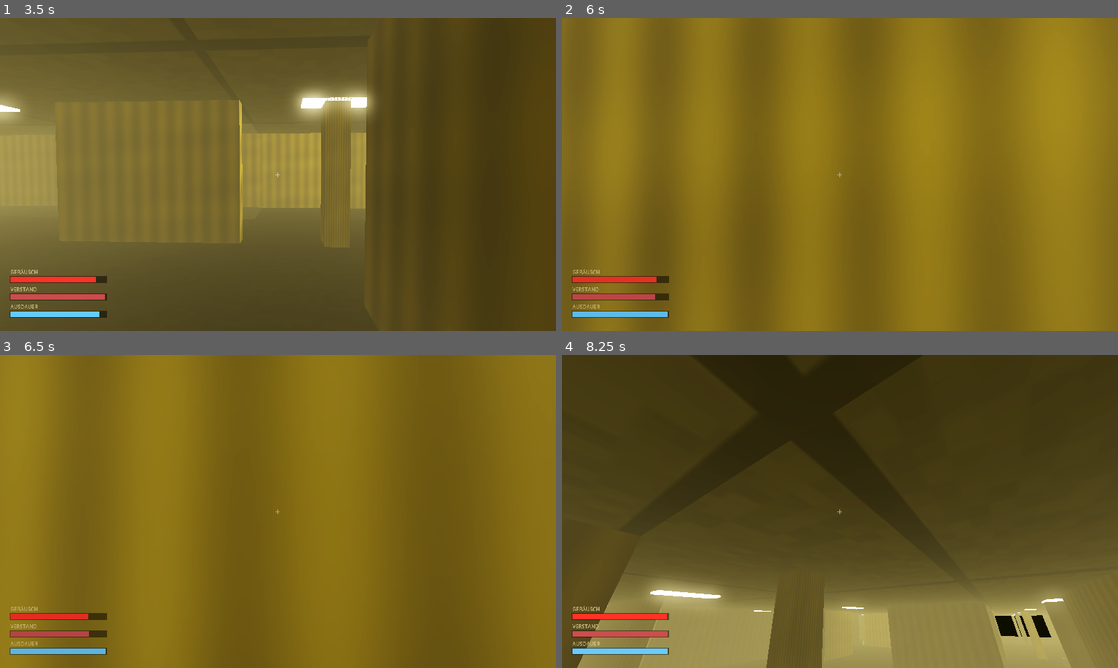
Above: before the commit, frames 1-4 (two rows, left to right).
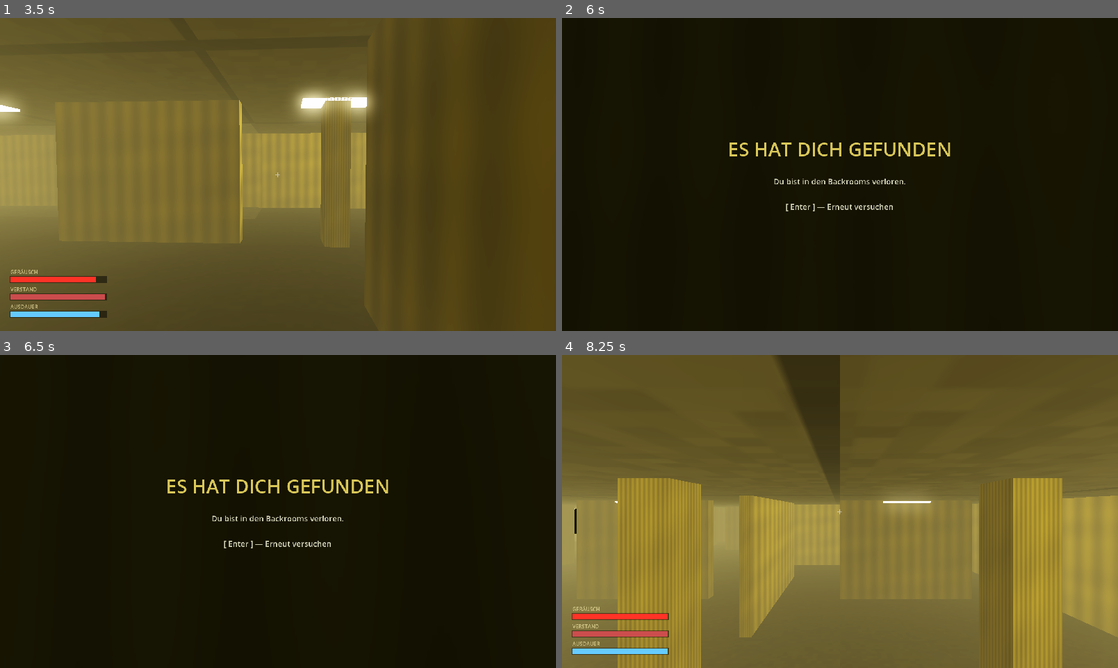
Above: after the commit, the same moments.

Repository: Sili999/The-backrooms
Game: Godot game, scene res://scenes/Main.tscn
The game is run twice, just before and just after one commit, with the same random seed, the same clock (stepped at 60 frames per second) and the same inputs.
Inputs (mouse positions are in pixels of both pictures, inside the frame that each line leads up to):
- Up to frame 1 (3.5 s): tap Enter at 0.5 s; move the mouse to (400, 158) at 0.52 s; hold D (move_right) 0.53-1.28 s; hold Ctrl (crouch) 0.53-1.28 s; click (400, 158) at 0.67 s; move the mouse to (250, 174) at 1.27 s; hold W (move_forward) from 1.28 s (still down); tap E (interact) at 1.35 s; move the mouse to (289, 168) at 2.02 s; hold Shift (sprint) 2.03-2.78 s; move the mouse to (272, 180) at 2.77 s; tap C at 2.85 s
- Up to frame 2 (6 s): move the mouse to (878, 177) at 3.52 s; tap Enter at 3.6 s; move the mouse to (795, 171) at 4.27 s; tap Keypad Enter at 4.35 s; move the mouse to (845, 174) at 5.02 s; hold Ctrl (crouch) 5.03-5.78 s; move the mouse to (817, 168) at 5.77 s; release W (move_forward) at 5.78 s; hold D (move_right) from 5.78 s (still down); tap E (interact) at 5.85 s
- Up to frame 3 (6.5 s): keep holding D (move_right)
- Up to frame 4 (8.25 s): move the mouse to (867, 511) at 6.52 s; release D (move_right) at 6.53 s; hold W (move_forward) 6.53-7.28 s; hold Shift (sprint) 6.53-7.28 s; tap Space at 7.25 s; move the mouse to (728, 527) at 7.27 s; hold D (move_right) 7.28-8.03 s; tap C at 7.35 s; click (728, 527) at 7.42 s; tap Enter at 8, 8.1 s; move the mouse to (895, 442) at 8.02 s; hold S (move_back) from 8.03 s (still down)

Frame 1 is identical in both runs. In frame 2, 100% of the frame differs, in the area x 0-100%, y 0-100%; in frame 3, 100%; in frame 4, 86%.

Commit message:
Entitäts-KI: Line-of-Sight, Sichtkegel, Hysterese & Wand-Steering
Behebt die in beiden Audits genannte Stealth-Schwäche (Entität sah durch
Wände, blieb an Ecken hängen, flackerte an der Erkennungsgrenze):

- Sichtbasierte Erkennung: _can_see_player() prüft Reichweite + Sichtkegel
  (fov_degrees 110) + Sichtlinie via Raycast (intersect_ray, Welt-Layer 1).
  Nah-Sinn (close_sense_range 3 m) verhindert lautloses Vorbeischleichen.
- Hysterese/Kurzzeitgedächtnis: CHASE bleibt nach Sichtverlust lose_memory
  (2.5 s) erhalten, dann gezielt INVESTIGATE auf die letzte Sichtposition —
  kein State-Flackern mehr.
- Whisker-Steering (_steer_toward): kurze Fühler-Raycasts (steer_probe 1.8 m)
  in gefächerten Winkeln; Entität umgeht Wände/Ecken in CHASE & INVESTIGATE
  statt anzustoßen. Kein Navmesh nötig (passt zur prozedural-endlosen Welt).

Verifiziert mit Godot 4.3 headless (kontrollierte Testszenen):
- LoS: ohne Wand sichtbar, mit Wand blind, Nah-Sinn hinter der Entität erkannt.
- Hysterese: CHASE -> (Sicht weg) CHASE -> nach Gedächtnis INVESTIGATE (2,2,1).
- Steering: Fortschritt zum Ziel an einem Pfeiler vorbei (kein Steckenbleiben).
- Realer Startpfad fehlerfrei, keine Query-Flush-Fehler.

Co-Authored-By: Claude Opus 4.8 <noreply@anthropic.com>
Claude-Session: https://claude.ai/code/session_01SVfKGRZqYwwSdvRXZG1yH5

Diff:
--- a/scripts/Entity.gd
+++ b/scripts/Entity.gd
@@ -1,9 +1,12 @@
 extends CharacterBody3D
 ## Die Bedrohung von Level 0. Mini-Zustandsautomat:
 ##   WANDER      – zufälliges Umherwandern
-##   INVESTIGATE – auf Lärm reagieren: zur Geräuschquelle gehen und den Umkreis absuchen
-##   CHASE       – Spieler in Sichtweite verfolgen (Kontakt → Game Over)
+##   INVESTIGATE – auf Lärm/letzte Sichtung reagieren: zur Position gehen und absuchen
+##   CHASE       – Spieler verfolgen, SOLANGE er gesehen wird (Kontakt → Game Over)
 ## Kein Kampf möglich — nur Distanz halten, weglaufen, verstecken, LEISE sein.
+##
+## Erkennung ist sichtlinien-basiert (Raycast + Sichtkegel), nicht durch Wände.
+## Verfolgen/Untersuchen nutzt leichtes Whisker-Steering, um Wände zu umgehen.
 
 signal caught_player
 
@@ -17,6 +20,13 @@
 @export var hearing_radius: float = 22.0      # max. Distanz, in der Lärm die Entität erreicht
 @export var investigate_duration: float = 8.0 # Sekunden Suche, bevor zurück zu WANDER
 
+# Sicht & Verhalten
+@export var fov_degrees: float = 110.0        # Sichtkegel (gesamt)
+@export var close_sense_range: float = 3.0    # Nah-Sinn: spürt/hört Spieler unabhängig von FOV/LoS
+@export var lose_memory: float = 2.5          # Sekunden Verfolgen nach Sichtverlust (Hysterese)
+@export var eye_height: float = 1.6           # Augenhöhe für Sichtlinien-Raycast
+@export var steer_probe: float = 1.8          # Reichweite der Hindernis-Fühler
+
 var player: CharacterBody3D
 var _state: int = EState.WANDER
 var _gravity: float = ProjectSettings.get_setting("physics/3d/default_gravity", 14.0)
@@ -24,6 +34,8 @@
 var _wander_timer: float = 0.0
 var _investigate_pos: Vector3 = Vector3.ZERO
 var _investigate_timer: float = 0.0
+var _last_seen_pos: Vector3 = Vector3.ZERO
+var _lose_timer: float = 0.0
 var _sound: AudioStreamPlayer3D
 
 
@@ -82,20 +94,29 @@
 	to_player.y = 0.0
 	var dist := to_player.length()
 
-	# --- Zustandsübergänge ---
-	if dist < detection_range:
+	# --- Erkennung (Sichtlinie + Sichtkegel) mit Hysterese ---
+	var seen := _can_see_player()
+	if seen:
 		_state = EState.CHASE
+		_last_seen_pos = player.global_position
+		_lose_timer = lose_memory
 	elif _state == EState.CHASE:
-		# Spieler verloren → letzte Position untersuchen
-		_state = EState.INVESTIGATE
-		_investigate_pos = player.global_position
-		_investigate_timer = investigate_duration
+		# Sicht verloren → kurzes Gedächtnis, dann letzte Position untersuchen
+		_lose_timer -= delta
+		if _lose_timer <= 0.0:
+			_state = EState.INVESTIGATE
+			_investigate_pos = _last_seen_pos
+			_investigate_timer = investigate_duration
 
 	# --- Bewegung nach Zustand ---
 	var horizontal := Vector3.ZERO
 	match _state:
 		EState.CHASE:
-			horizontal = to_player.normalized() * chase_speed
+			# Bei Sicht zum Spieler, sonst zur letzten bekannten Position
+			var target := player.global_position if seen else _last_seen_pos
+			var to_target := target - global_position
+			to_target.y = 0.0
+			horizontal = _steer_toward(to_target.normalized()) * chase_speed
 			if _sound:
 				_sound.unit_size = 6.0
 		EState.INVESTIGATE:
@@ -122,7 +143,7 @@
 
 	move_and_slide()
 
-	# Bei Wandkollision (nicht im Chase) neue Richtung wählen
+	# Bei Wandkollision (nur Wandern) neue Richtung wählen
 	if get_slide_collision_count() > 0 and _state == EState.WANDER:
 		_pick_new_wander_dir()
 
@@ -140,8 +161,8 @@
 	var to_target := _investigate_pos - global_position
 	to_target.y = 0.0
 	if to_target.length() > 2.0:
-		# noch unterwegs zur Geräuschquelle
-		return to_target.normalized() * investigate_speed
+		# noch unterwegs zur Position → Wände umgehen
+		return _steer_toward(to_target.normalized()) * investigate_speed
 	else:
 		# am Ziel angekommen → Umkreis absuchen (gelegentlich Richtung wechseln)
 		_wander_timer -= delta
@@ -150,6 +171,60 @@
 		return _wander_dir * wander_speed
 
 
+# --- Sichtprüfung -----------------------------------------------------------
+func _can_see_player() -> bool:
+	var to_p := player.global_position - global_position
+	var flat := Vector3(to_p.x, 0.0, to_p.z)
+	var d := flat.length()
+
+	# Nah-Sinn: sehr nah wird der Spieler immer bemerkt (kein lautloses Vorbei)
+	if d <= close_sense_range:
+		return true
+	if d > detection_range:
+		return false
+
+	# Sichtkegel
+	var forward := -global_transform.basis.z
+	forward.y = 0.0
+	if forward.length() < 0.01:
+		return false
+	forward = forward.normalized()
+	if forward.dot(flat.normalized()) < cos(deg_to_rad(fov_degrees * 0.5)):
+		return false
+
+	return _has_line_of_sight()
+
+
+func _has_line_of_sight() -> bool:
+	var space := get_world_3d().direct_space_state
+	if space == null:
+		return true
+	var eye := global_position + Vector3(0, eye_height, 0)
+	var target := player.global_position + Vector3(0, eye_height * 0.9, 0)
+	var q := PhysicsRayQueryParameters3D.create(eye, target, 1, [get_rid()])
+	var hit := space.intersect_ray(q)
+	return hit.is_empty()   # kein Treffer auf Welt-Layer 1 ⇒ freie Sicht
+
+
+# --- Whisker-Steering: Wände umgehen ---------------------------------------
+func _steer_toward(desired: Vector3) -> Vector3:
+	if desired.length() < 0.01:
+		return Vector3.ZERO
+	var space := get_world_3d().direct_space_state
+	if space == null:
+		return desired
+	var origin := global_position + Vector3(0, 0.6, 0)
+	# Wunschrichtung zuerst, dann zunehmend ausweichende Winkel
+	for a in [0.0, 35.0, -35.0, 70.0, -70.0]:
+		var dir := desired.rotated(Vector3.UP, deg_to_rad(a))
+		var to := origin + dir * steer_probe
+		var q := PhysicsRayQueryParameters3D.create(origin, to, 1, [get_rid()])
+		if space.intersect_ray(q).is_empty():
+			return dir
+	# alles blockiert → Wunschrichtung behalten (move_and_slide gleitet an Wand)
+	return desired
+
+
 func _pick_new_wander_dir() -> void:
 	var ang := randf() * TAU
 	_wander_dir = Vector3(cos(ang), 0, sin(ang)).normalized()
